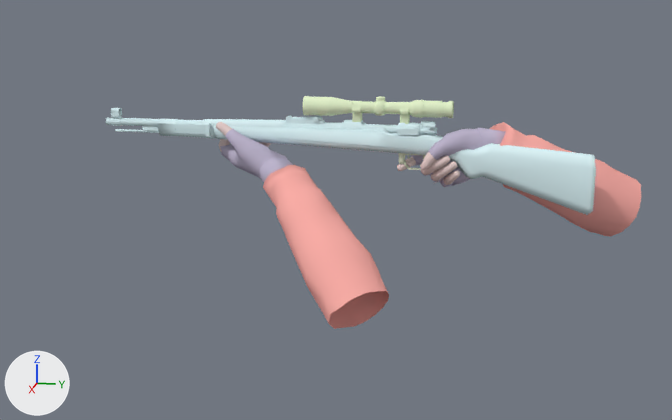
The Blender file weep of horror/bolt-action/boltaction.blend: old version first, new version second.
Rendered twice from a 50 mm camera at (225.2, 12.5, 28.4) aimed at (-2.0, -33.0, -28.4). The lights are fixed; the arrows at lower left show +X, +Y and +Z.

Objects in the first picture: 'k98', 'k98_scope', 'v_rifle_ref_oldhands'.
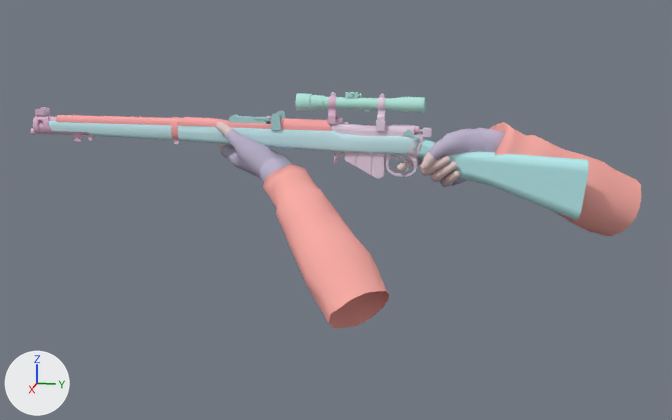
Location of each change, (x1, y1, x2, y2) in pixels of the pictures (672 x 420 px):
'ref_rifle2', added (cyan): after (31, 107, 589, 220)
    faces in mat_m5 (cyan #baedef): (417, 139, 589, 220)
    faces in mat_m3 (cyan #c8edf3): (48, 121, 414, 155)
    faces in mat_m6 (pink #feacac): (56, 115, 331, 140)
    faces in mat_m4 (white #e7d4e6): (83, 116, 432, 178)
    faces in mat_m7 (pink #e3bdd5): (31, 107, 419, 164)
'k98', hidden: before (106, 108, 596, 215)
'k98_scope', hidden: before (303, 96, 454, 124)
'ref_rifle2.001', added (cyan): after (295, 92, 426, 131)
    faces in mat_m2 (cyan #b8ebe0): (295, 92, 426, 113)
    faces in mat_m4 (white #e7d4e6): (331, 92, 386, 131)
    faces in mat_m7 (pink #e3bdd5): (328, 96, 343, 124)
'k98_irons', hidden: before (290, 116, 323, 121)

The change, as a list of edits to the scene's bpy script:
```text
Change mat_m4:
    mat_m4.base_color: (0.677, 0.468, 0.467) -> (0.797, 0.658, 0.792)  # light grey #d7b6b6 -> white #e7d4e6
Change mat_m1:
    mat_m1.base_color: (0.443, 0.993, 0.589) -> (0.526, 0.98, 0.713)  # green #b2feca -> green #c0fddc
Change mat_m2:
    mat_m2.base_color: (0.421, 0.82, 0.474) -> (0.478, 0.832, 0.745)  # green #aeeab7 -> cyan #b8ebe0
Change mat_m3:
    mat_m3.base_color: (0.987, 0.858, 0.582) -> (0.58, 0.849, 0.895)  # beige #feeec9 -> cyan #c8edf3
Change mat_m7:
    mat_m7.base_color: (0.467, 0.698, 0.674) -> (0.769, 0.507, 0.668)  # cyan #b6dad6 -> pink #e3bdd5
Change mat_bullet:
    mat_bullet.base_color: (0.926, 0.911, 0.412) -> (0.482, 0.734, 0.688)  # beige #f7f5ac -> cyan #b8ded8
Change mat_m8:
    mat_m8.base_color: (0.481, 0.679, 0.982) -> (0.407, 0.659, 0.668)  # blue #b8d7fd -> cyan #abd4d5
Change mat_m6:
    mat_m6.base_color: (0.826, 0.757, 0.826) -> (0.99, 0.412, 0.414)  # white #eae2ea -> pink #feacac
Change mat_m5:
    mat_m5.base_color: (0.888, 0.935, 0.744) -> (0.489, 0.847, 0.866)  # white #f2f8e0 -> cyan #baedef
Add me_ref_rifle2_001:
    me_ref_rifle2_001.from_pydata(...)  # 874 vertices, 1592 faces; spans x -9.8..-5.1, y -44.2..-11.4, z -8.1..1.0
    # faces by material slot: [412, 24, 808, 348]
    me_ref_rifle2_001.materials.append(mat_m4)  # white #e7d4e6
    me_ref_rifle2_001.materials.append(mat_m1)  # green #c0fddc
    me_ref_rifle2_001.materials.append(mat_m2)  # cyan #b8ebe0
    me_ref_rifle2_001.materials.append(mat_m7)  # pink #e3bdd5
Add me_ref_rifle2:
    me_ref_rifle2.from_pydata(...)  # 2544 vertices, 4473 faces; spans x -12.8..-4.6, y -119.2..29.0, z -29.5..-4.5
    # faces by material slot: [1644, 189, 956, 488, 753, 233, 210]
    me_ref_rifle2.materials.append(mat_m4)  # white #e7d4e6
    me_ref_rifle2.materials.append(mat_m3)  # cyan #c8edf3
    me_ref_rifle2.materials.append(mat_m7)  # pink #e3bdd5
    me_ref_rifle2.materials.append(mat_bullet)  # cyan #b8ded8
    me_ref_rifle2.materials.append(mat_m8)  # cyan #abd4d5
    me_ref_rifle2.materials.append(mat_m6)  # pink #feacac
    me_ref_rifle2.materials.append(mat_m5)  # cyan #baedef
Change ob_k98_irons:
    add ob_k98_irons.hide_set(True)
Change ob_k98_scope:
    add ob_k98_scope.hide_set(True)
Change ob_k98:
    add ob_k98.hide_set(True)
Add ob_ref_rifle2_001:
    ob_ref_rifle2_001 = bpy.data.objects.new('ref_rifle2.001', me_ref_rifle2_001)
    ob_ref_rifle2_001.location = (0.0, 0.0, 0.0)
Add ob_ref_rifle2:
    ob_ref_rifle2 = bpy.data.objects.new('ref_rifle2', me_ref_rifle2)
    ob_ref_rifle2.location = (0.0, 0.0, 0.0)
```
